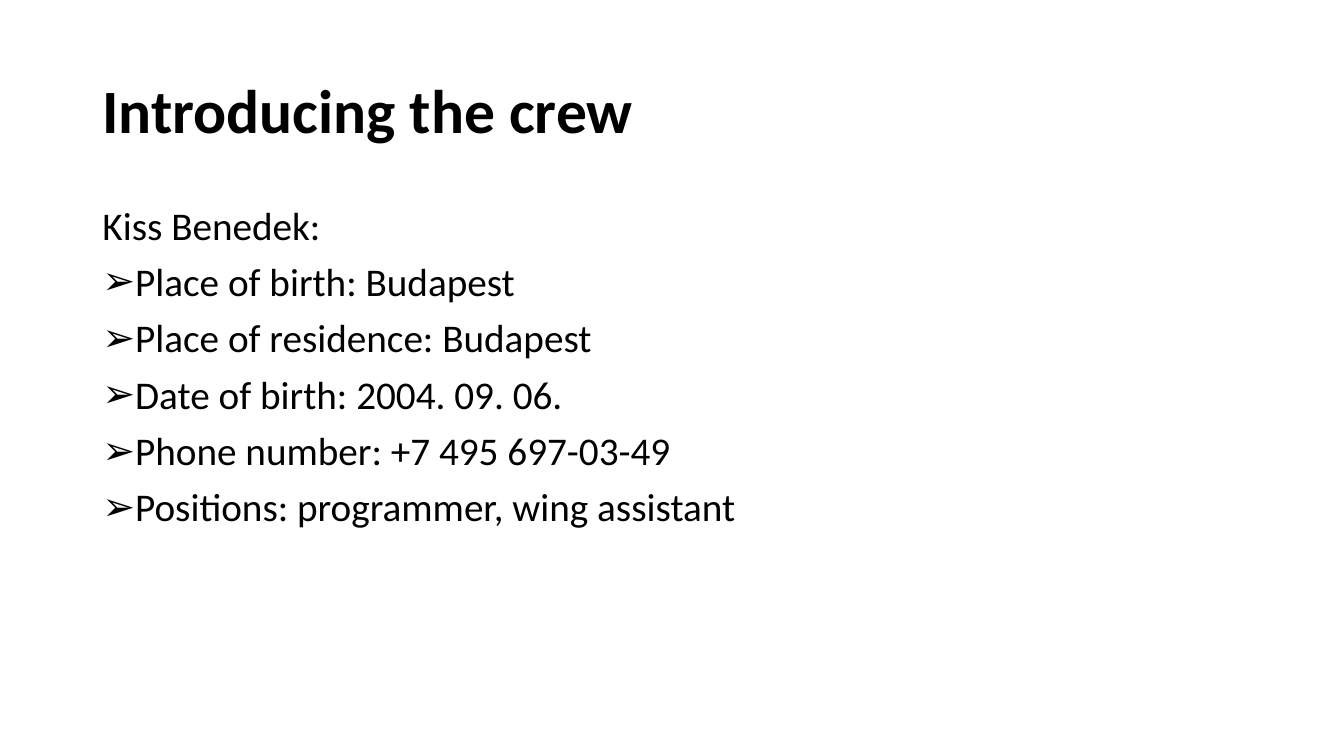
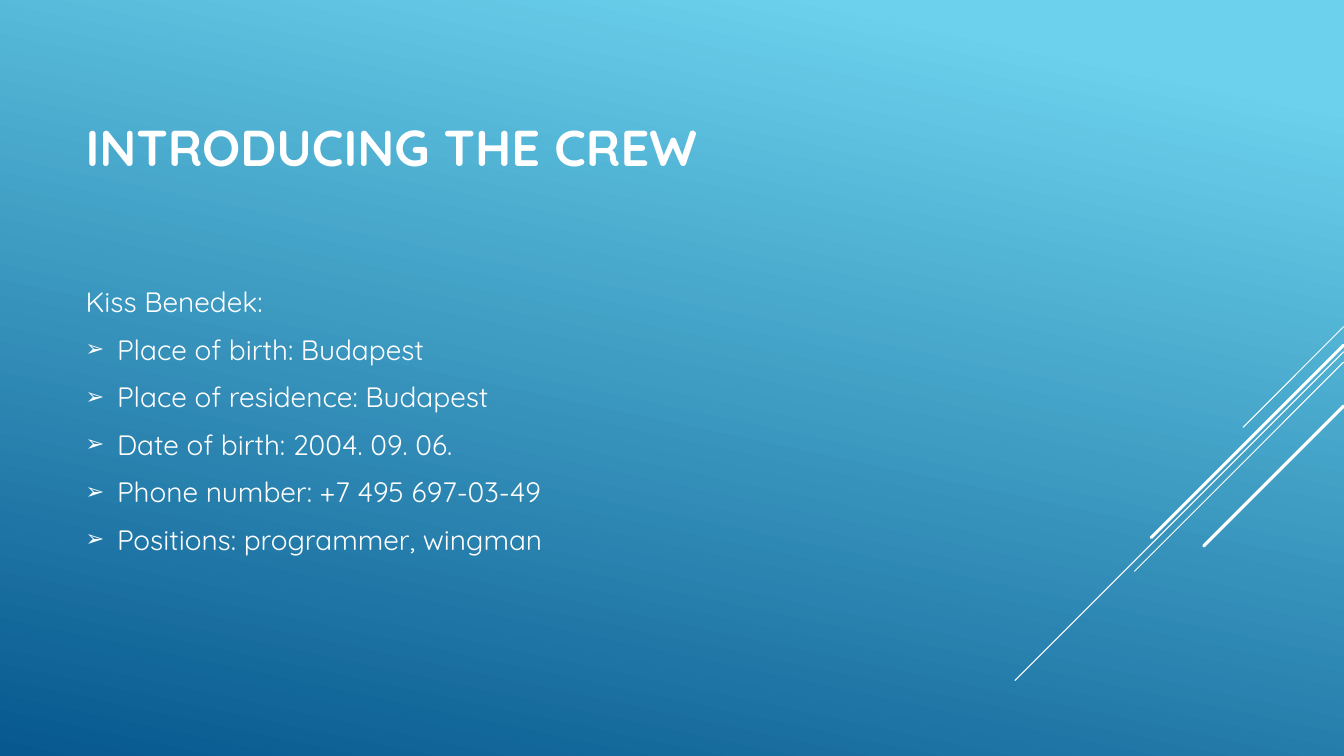
Before and after one commit to Bencee130/Quiz, a slide deck: slide 6 of Quiz presentation.pptx. Drawn at 1344x756 pixels with LibreOffice and Linux fonts; fonts in the diff are those of the drawing. Boxes give left, top, right and bottom in pixels: in the first picture for what was removed or moved away, otherwise in the second. Text is boxed around its words. In the diff, an @@ line names an element or a change of style, - is before the commit and + after.

```diff
--- a/Quiz presentation.pptx
+++ b/Quiz presentation.pptx
@@ background #FFFFFF to gradient #6ED2EB to #06588E @@
@@ title at [86, 130, 697, 167]: text changed; size 44 to 36 pt; font Calibri to Quicksand; text colour #000000 to #FFFFFF @@
-Introducing the crew
+INTRODUCING THE CREW
@@ text "Kiss Benedek:": place and size @@
-text "Kiss Benedek:" at [102, 212, 735, 528]
+text "Kiss Benedek:" at [86, 291, 542, 556]
@@ text "Kiss Benedek:" at [86, 291, 542, 556]: vertical alignment top to middle @@
@@ text at [86, 291, 541, 503]: size 28 to 20 pt, font Calibri to Quicksand, text colour #000000 to #FFFFFF in "Kiss Benedek:", "Place of birth: Budapest", "Place of residence: Budapest", "Date of birth: 2004. 09. 06." and 1 more places; line spacing 0.9 to 1; indent changed @@
@@ group added at [1015, 327, 1344, 681]: 5 lines @@
@@ text at [117, 530, 542, 556]: text changed; size 28 to 20 pt; font Calibri to Quicksand; text colour #000000 to #FFFFFF @@
-➢ Positions: programmer, wing assistant
+➢ Positions: programmer, wingman
```
Also in this commit, not shown: 11 other slides changed, 1 other file.
